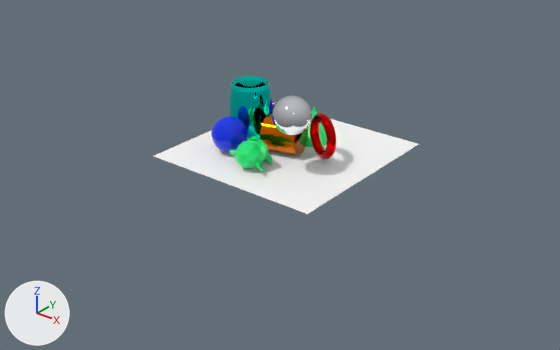
Renders of the Blender file Section 1 Introduction/5 lighting.blend from each side of a commit.
Both versions are drawn from a camera (50 mm lens) standing at (24.4, -30.6, 17.5) and looking at (0.8, -1.2, -0.8). Lighting does not change. The marker at lower left points along +X, +Y and +Z.
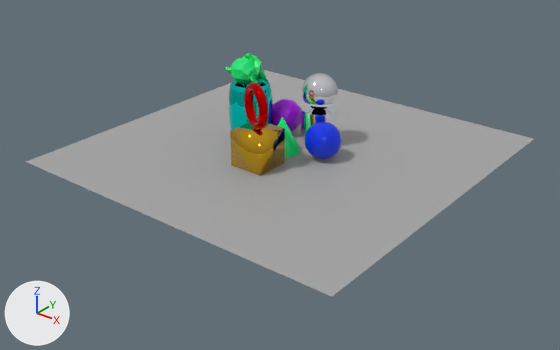
Changed parts and their boxes (x1, y1, x2, y2) in the pictures (560 x 350 px):
'Plane', recoloured, rescaled (white to grey, 91% wider, 104% taller)
    before: (154, 103, 419, 214)
    after: (26, 70, 534, 297)
'Cube', added (yellow)
    after: (230, 122, 285, 176)
'Sphere', moved
    before: (272, 95, 312, 135)
    after: (301, 73, 338, 110)
'Sphere.001', moved
    before: (211, 116, 248, 153)
    after: (304, 121, 342, 159)
'Cylinder', recoloured, moved, turned
    before: (260, 114, 308, 156)
    after: (301, 104, 337, 146)
'Suzanne', moved
    before: (229, 136, 273, 172)
    after: (225, 53, 266, 84)
'Torus.002', moved
    before: (310, 113, 336, 159)
    after: (244, 82, 268, 130)

The change, as a list of edits to the scene's bpy script:
```text
Change mat_white:
    mat_white.base_color: (1.0, 1.0, 1.0) -> (0.381, 0.381, 0.381)  # white #ffffff -> grey #a6a6a6
Add mat_material_001:
    mat_material_001 = principled_material('Material.001')
    mat_material_001.base_color = (0.802, 0.468, 0.0287)  # yellow #e7b62f
    mat_material_001.metallic = 1.0
    mat_material_001.roughness = 0.0539
Change me_cylinder:
    where me_cylinder.from_pydata(...)  # 64 vertices, 34 faces; spans x -1.0..1.0, y -1.0..1.0, z -1.0..1.0
    remove me_cylinder.materials.append(mat_orange)  # orange #e77800
    add me_cylinder.materials.append(mat_magenta)  # white #f7f9ff
Add me_cube:
    me_cube.from_pydata(...)  # a box spanning x -1.0..1.0, y -1.0..1.0, z -1.0..1.0
    me_cube.polygons.foreach_set('use_smooth', [True] * 6)
    me_cube.materials.append(mat_material_001)  # yellow #e7b62f
Change ob_sphere:
    ob_sphere.location: (2.1, -1.84, 3.17) -> (0.81, 2.31, 2.99)
Change ob_sphere_001:
    ob_sphere_001.location: (-2.15, -1.83, 1.03) -> (2.29, 0.67, 1.03)
Change ob_cylinder:
    ob_cylinder.rotation_euler: (2.873, 1.571, 0.0) -> (0.0, 0.0, 0.0)  # degrees (165, 90, 0) -> degrees (0, 0, 0)
    ob_cylinder.location: (0.17, 0.0, 1.01) -> (0.82, 2.31, 1.0)
Change ob_suzanne:
    ob_suzanne.location: (0.13, -2.51, 0.56) -> (-2.67, 0.39, 3.81)
Change ob_plane:
    ob_plane.scale: (5.24, 5.24, 0.262) -> (10.0, 10.0, 0.262)
Change ob_torus_002:
    ob_torus_002.location: (2.26, 0.67, 1.25) -> (0.0, -2.13, 3.25)
Add ob_cube:
    ob_cube = bpy.data.objects.new('Cube', me_cube)
    ob_cube.location = (0.12, -2.17, 1.01)
```
